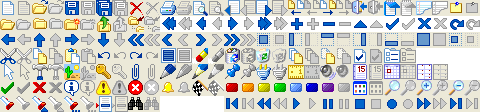
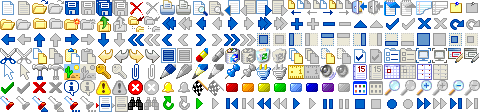
Layers edited between the first and the second 480 × 112 image:
added layer "图层 16" above "图层 8" over left=416, top=48, right=479, bottom=63
painted on "图层 8" over left=256, top=32, right=480, bottom=48
painted on "图层 10" over left=0, top=16, right=160, bottom=32
painted on "图层 9" over left=224, top=96, right=480, bottom=112
painted on "图层 7" over left=395, top=0, right=480, bottom=16
painted on "图层 6" over left=0, top=80, right=352, bottom=96
painted on "图层 5" over left=0, top=64, right=352, bottom=80
painted on "图层 4" over left=0, top=48, right=416, bottom=64
painted on "图层 3" over left=0, top=0, right=384, bottom=16
painted on "图层 2" over left=128, top=32, right=256, bottom=48
painted on "图层 1" over left=0, top=32, right=128, bottom=48
painted on "图层 13" over left=352, top=64, right=433, bottom=80
added layer "图层 14" above "图层 12" over left=163, top=96, right=219, bottom=110
painted on "图层 12" over left=0, top=96, right=160, bottom=112
painted on "图层 11" over left=352, top=80, right=480, bottom=96
